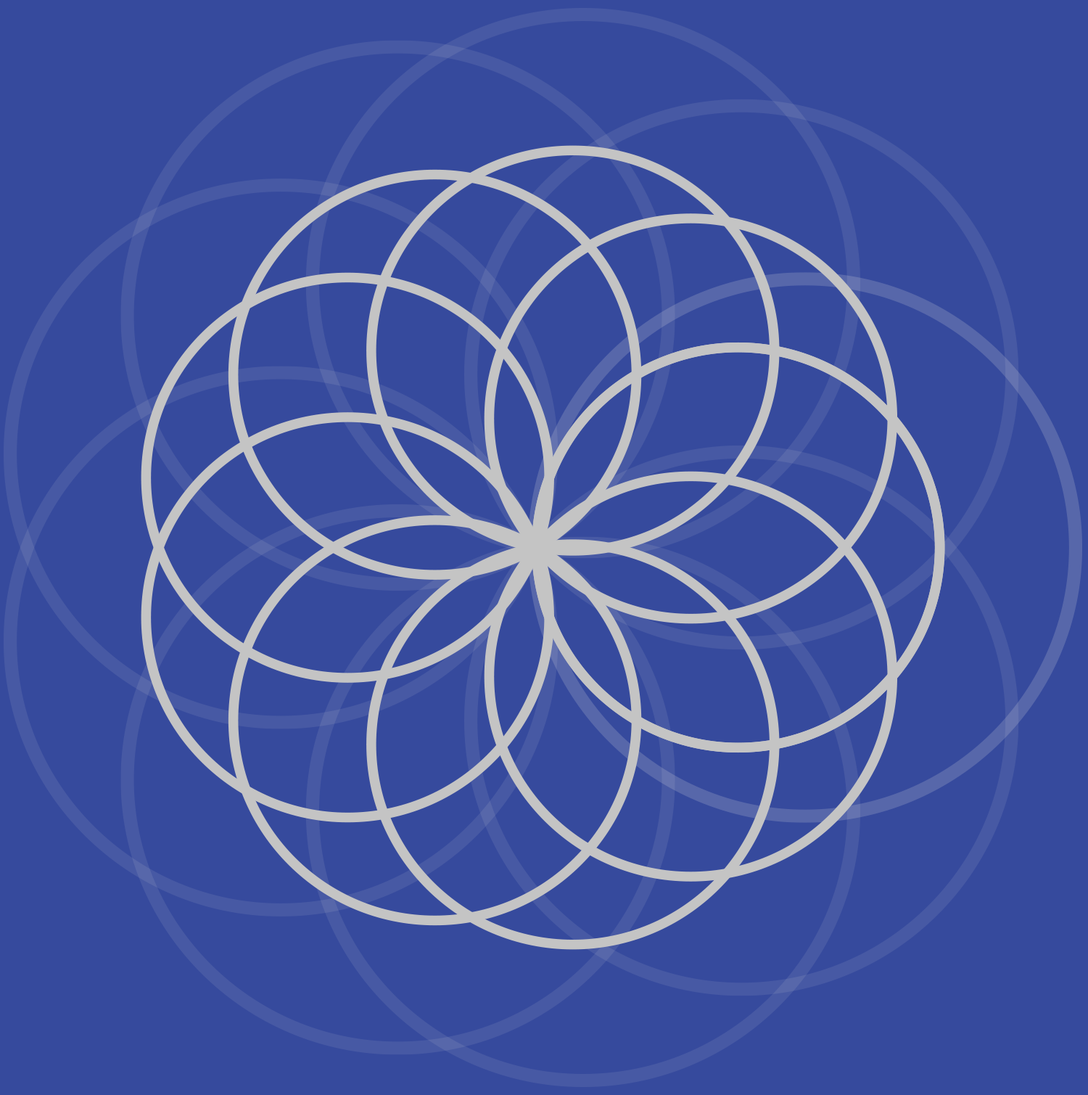
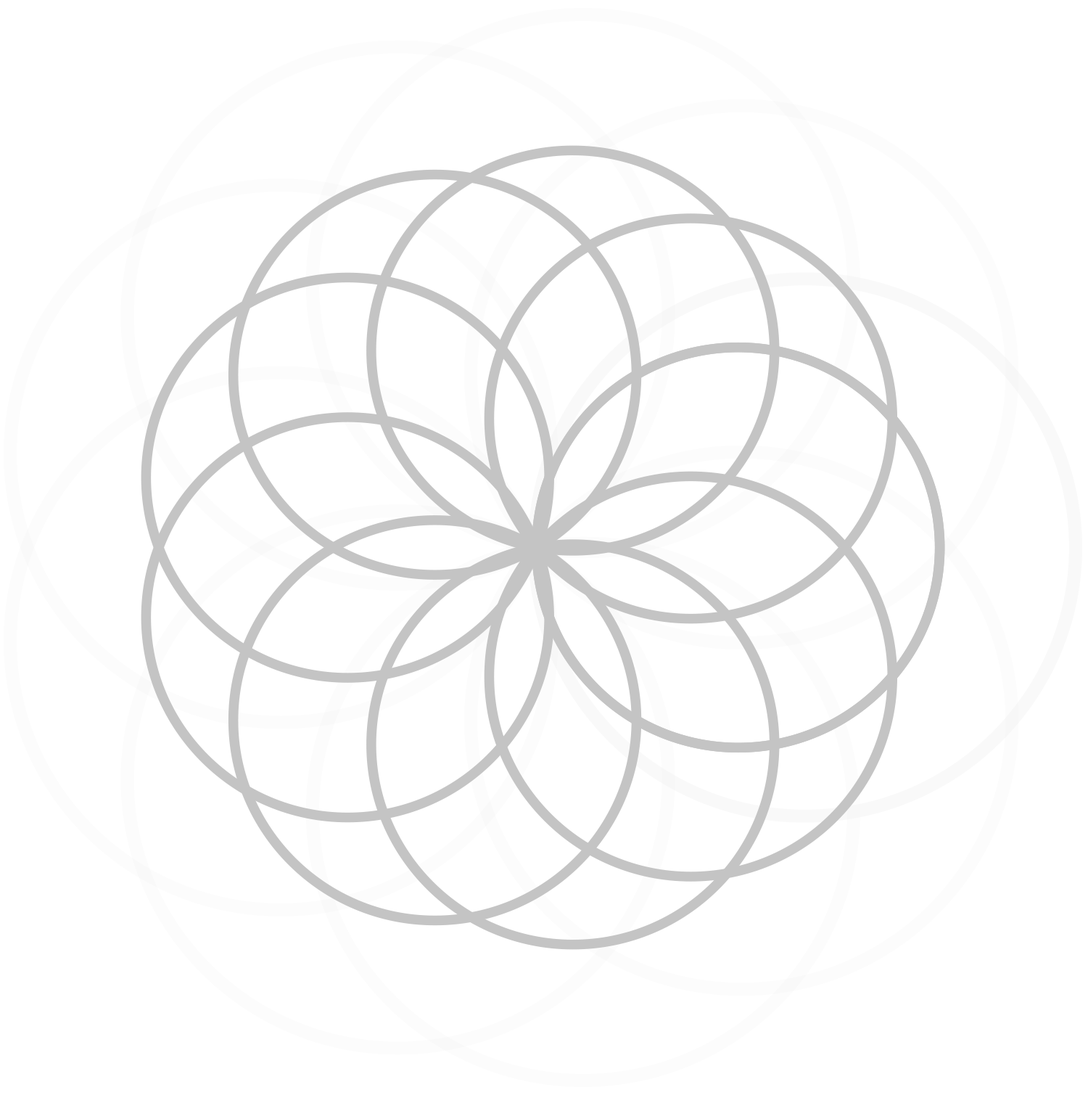
Layered file, before and after one edit (1088 x 1095). Changes by layer:
hid "Layer 0" over (0, 0, 1088, 1095)
